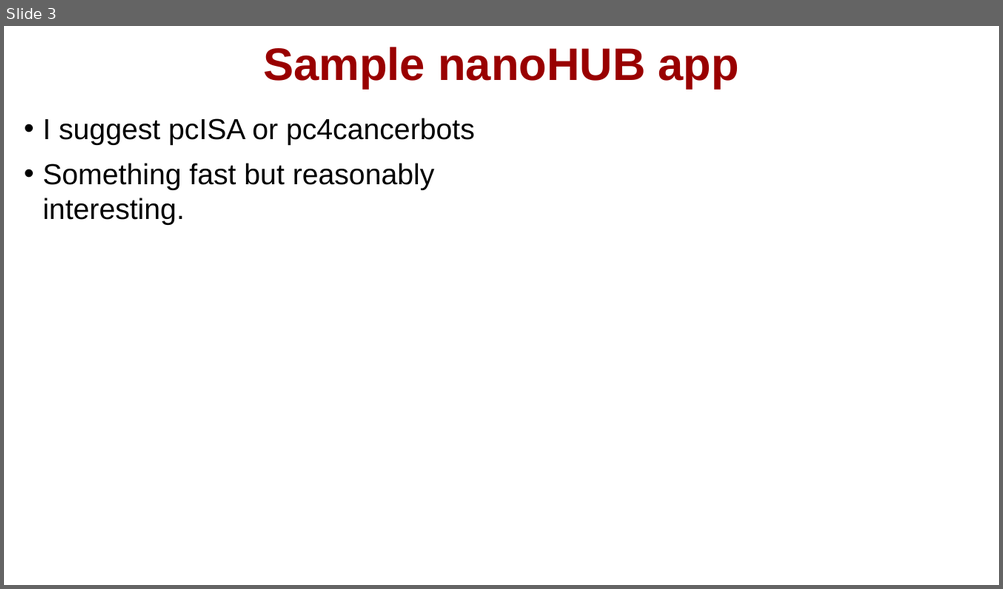
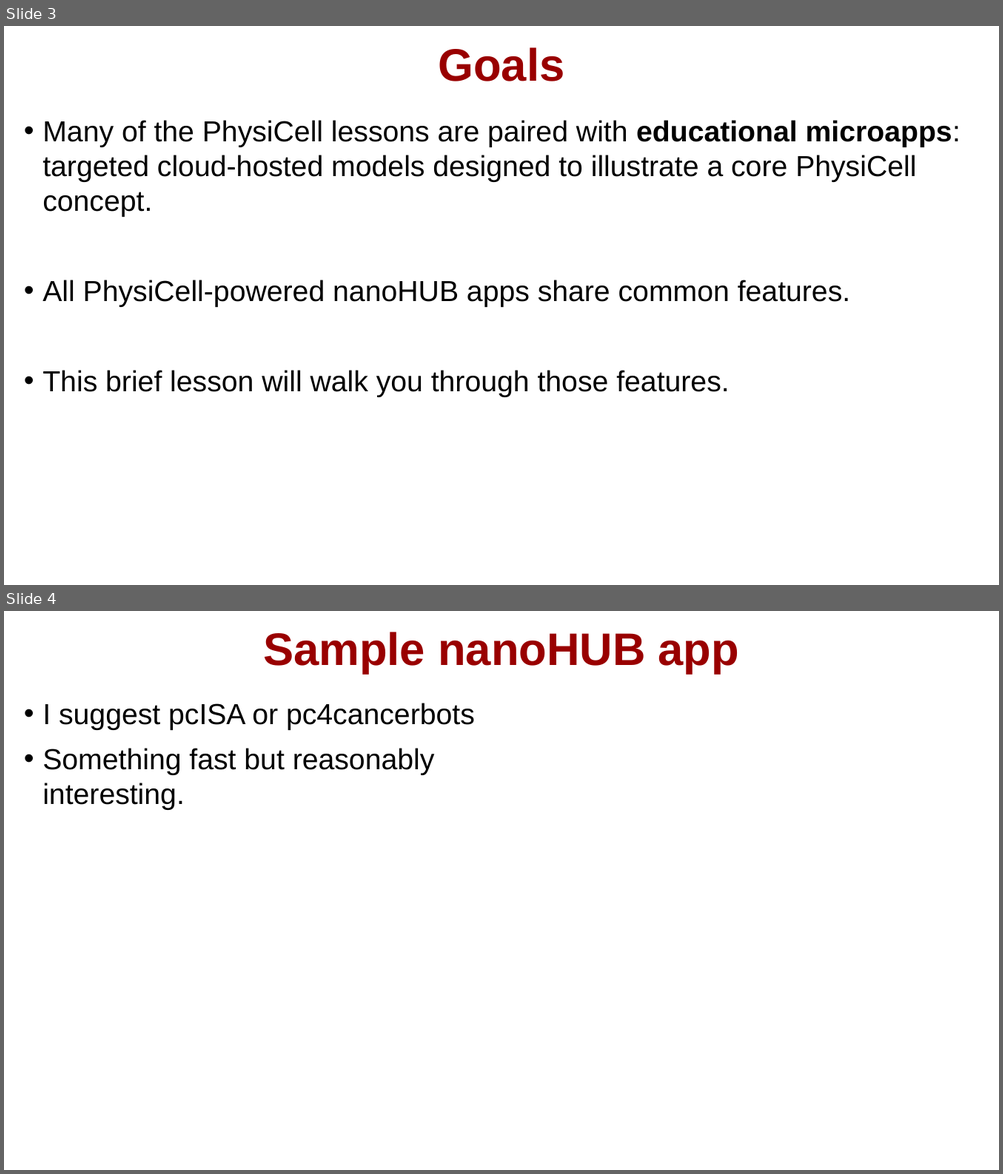
Before and after one commit to physicell-training/02-How-to-nanoHUB, a slide deck: pptx_source/02-How-to-nanoHUB.pptx. Shown one above the other, each under a label of ours: slide 3 before the commit, slides 3 and 4 after it. The pictures are 1003x589 and 1003x1174 pixels, drawn with LibreOffice and Linux fonts; fonts in the diff are those of the drawing; background and template pictures are left out. Boxes give left, top, right and bottom in pixels: in the first picture for what was removed or moved away, otherwise in the second. Text is boxed around its words. In the diff, an @@ line names an element or a change of style, - is before the commit and + after.

```diff
--- a/pptx_source/02-How-to-nanoHUB.pptx
+++ b/pptx_source/02-How-to-nanoHUB.pptx
@@ slide 3 added at <box>4,26,999,585</box>, background #FFFFFF @@
@@ title added at <box>438,47,564,82</box>, 33 pt, text #990000, bold @@
+Goals
@@ text added at <box>42,120,960,397</box>, 21 pt, text #000000 @@
+• Many of the PhysiCell lessons are paired with educational microapps: targeted cloud-hosted models designed to illustrate a core PhysiCell concept.
+• All PhysiCell-powered nanoHUB apps share common features.
+• This brief lesson will walk you through those features.
@@ what was slide 3 is now slide 4 @@
```
Also in this commit, not shown: 3 slides changed.
